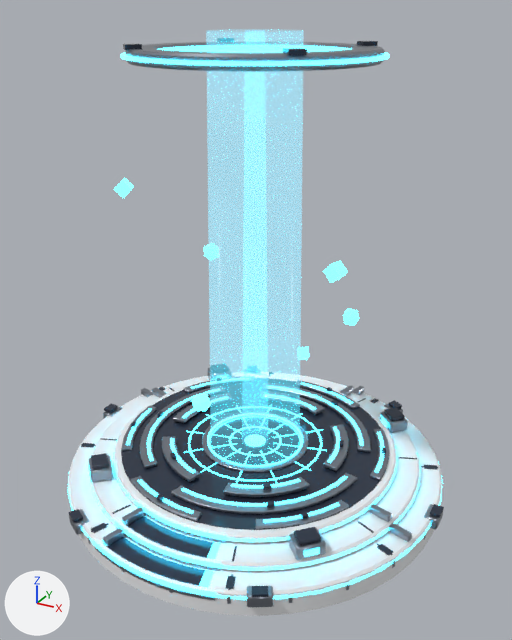
Two versions of the glTF model assets/models/stations/teleporter.glb, one commit apart.
The view is the same before and after, from a camera (50 mm lens) standing at (2.29, -4.16, 3.34) and looking at (0.06, -0.09, 1.31). The axes (+X, +Y, +Z) are drawn at lower left. The lights are the same throughout. The first picture is the older version. Where no turn or scale is listed for an object, it has been applied to the vertices. Vertices at exactly the same position are counted once.

Objects in the first picture: 'Beam', 'Platform', 'Ring0', 'Ring1', 'Ring2' and 6 more.
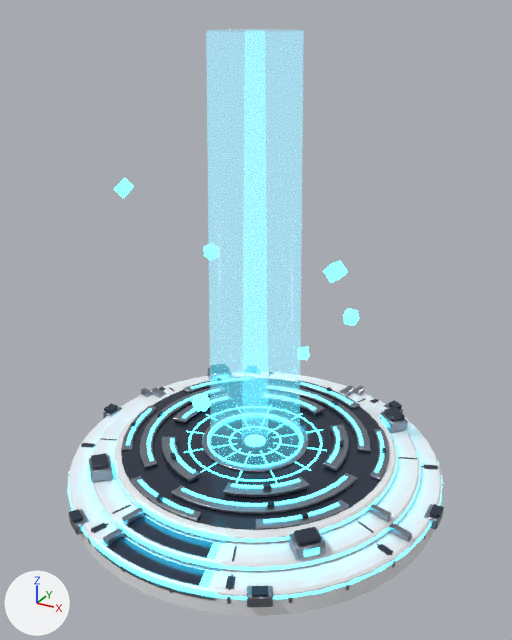
Boxes (x1, y1, x2, y2) around the edits, measured in the pictures (512 x 640 px):
```json
{"object": "Platform", "change": "reshaped", "before": [68, 41, 444, 616], "after": [68, 368, 444, 616], "on screen": "57% shorter"}
{"part": 1, "of": "me_platform", "change": "deleted", "before": [121, 41, 389, 71]}
```

The change, as JSON lines over the scene's bpy script:
```json
{"block": "me_platform", "where": "# used by ob_platform; location = (0.0, 0.0, 0.0)"}
{"op": "remove", "block": "me_platform", "code": "me_platform.from_pydata(...)  # 4679 vertices, 8856 faces; spans x -1.5..1.5, y -1.47..1.46, z -0.12..3.15"}
{"op": "add", "block": "me_platform", "code": "me_platform.from_pydata(...)  # 3975 vertices, 7480 faces; spans x -1.5..1.5, y -1.47..1.46, z -0.12..0.28"}
{"block": "me_platform", "change": "me_platform part 1: 11 loose pieces with 704 vertices, spanning x -0.83..0.83, y -0.83..0.83, z 3.04..3.15, are deleted"}
```
